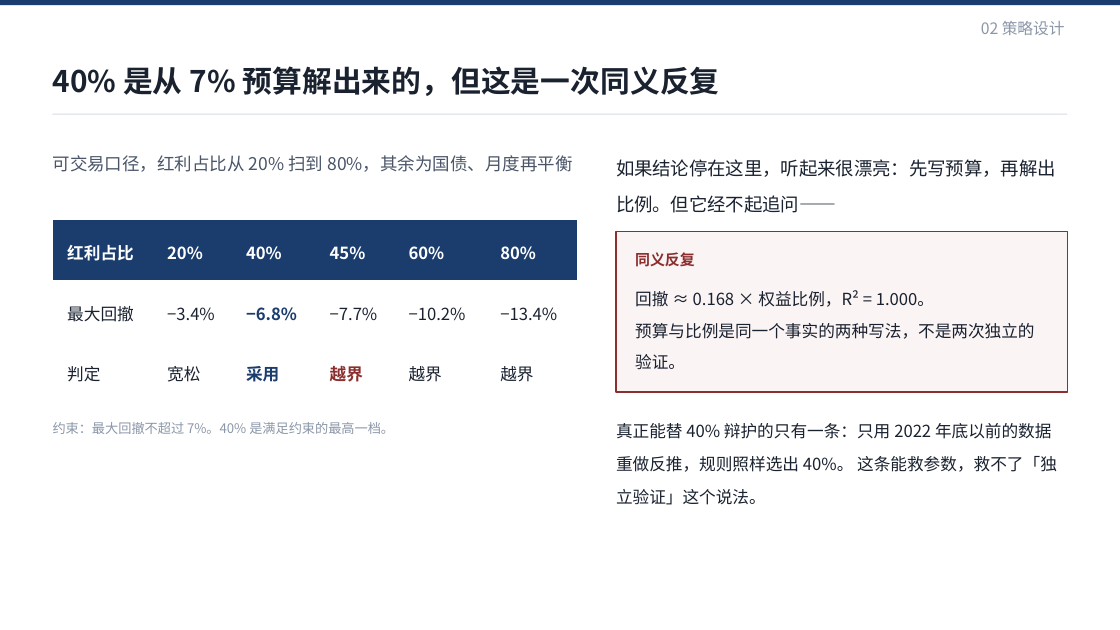
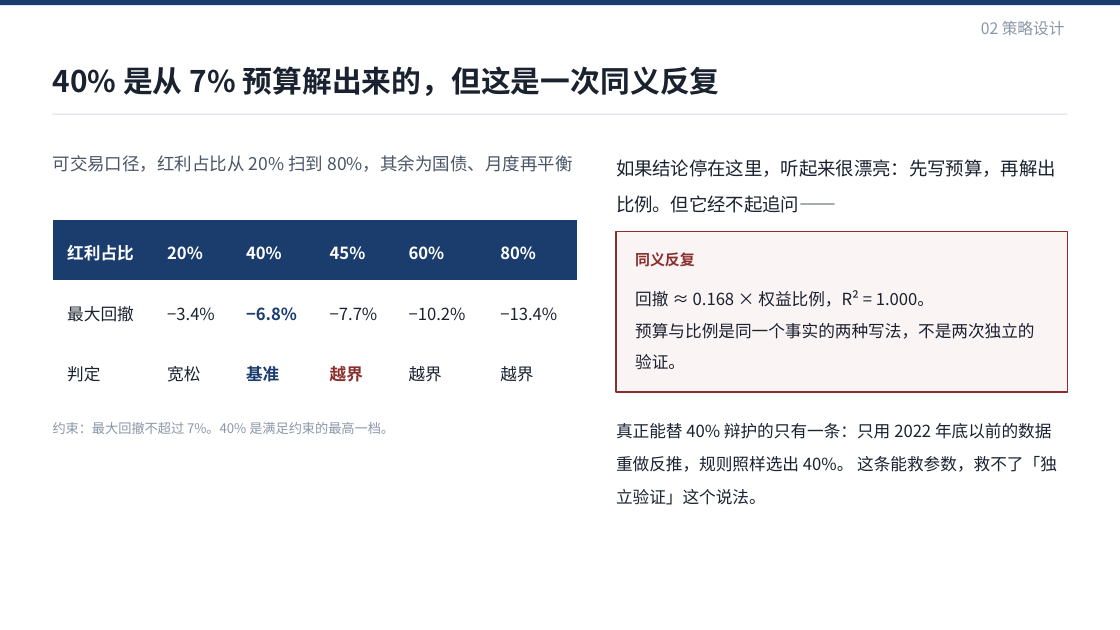
Before and after one commit to youool/dividend-bond-allocation, a slide deck: slide 11 of report/红利低波与国债配置策略_课程汇报/红利低波与国债配置策略_课程汇报.pptx. Drawn at 1120x630 pixels with LibreOffice and Linux fonts; fonts in the diff are those of the drawing. Boxes give left, top, right and bottom in pixels: in the first picture for what was removed or moved away, otherwise in the second. Text is boxed around its words. In the diff, an @@ line names an element or a change of style, - is before the commit and + after.

```diff
--- a/report/红利低波与国债配置策略_课程汇报/红利低波与国债配置策略_课程汇报.pptx
+++ b/report/红利低波与国债配置策略_课程汇报/红利低波与国债配置策略_课程汇报.pptx
@@ table at [52,219,577,402] @@
-row 3, column 3: 采用
+row 3, column 3: 基准
```
Also in this commit, not shown: 6 other slides changed, 44 other files.
